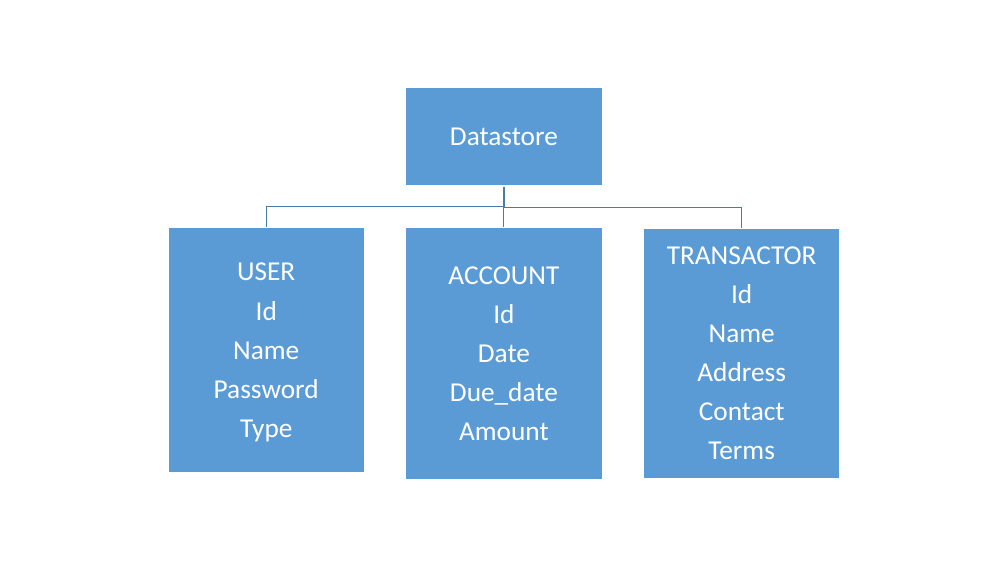
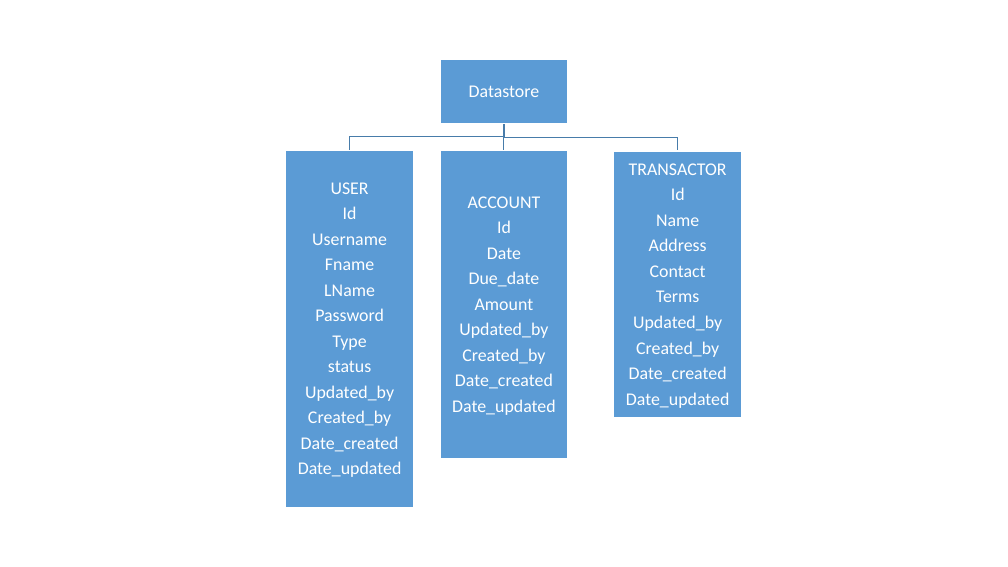
Before and after one commit to TV5/MoneyTor, a slide deck: slide 1 of TV5 Documents/Database Design.pptx. Drawn at 1008x567 pixels with LibreOffice and Linux fonts; fonts in the diff are those of the drawing. Boxes give left, top, right and bottom in pixels: in the first picture for what was removed or moved away, otherwise in the second. Text is boxed around its words. In the diff, an @@ line names an element or a change of style, - is before the commit and + after.

```diff
--- a/TV5 Documents/Database Design.pptx
+++ b/TV5 Documents/Database Design.pptx
@@ text "Datastore": place and size @@
-text "Datastore" at box(450, 127, 558, 145)
+text "Datastore" at box(469, 85, 540, 97)
@@ text "Datastore" at box(469, 85, 540, 97): size 26 to 17 pt; less space between paragraphs @@
@@ rectangle: place and size @@
-rectangle at box(406, 88, 603, 186)
+rectangle at box(440, 60, 568, 123)
@@ freeform shape: place and size @@
-freeform shape at box(266, 186, 504, 228)
+freeform shape at box(350, 123, 504, 150)
@@ freeform shape: place and size @@
-freeform shape at box(501, 186, 508, 228)
+freeform shape at box(501, 123, 508, 150)
@@ freeform shape: place and size @@
-freeform shape at box(504, 186, 743, 228)
+freeform shape at box(504, 123, 678, 150)
@@ rectangle: place and size @@
-rectangle at box(168, 228, 364, 473)
+rectangle at box(286, 150, 414, 507)
@@ rectangle: place and size @@
-rectangle at box(406, 228, 603, 479)
+rectangle at box(440, 150, 568, 459)
@@ text "ACCOUNT": place and size @@
-text "ACCOUNT" at box(448, 266, 559, 440)
+text "ACCOUNT" at box(452, 196, 556, 415)
@@ rectangle: place and size @@
-rectangle at box(644, 228, 840, 478)
+rectangle at box(614, 151, 742, 418)
@@ text "TRANSACTOR": place and size @@
-text "TRANSACTOR" at box(667, 246, 817, 459)
+text "TRANSACTOR" at box(626, 163, 730, 408)
@@ text at box(629, 163, 727, 302): size 26 to 17 pt in "TRANSACTOR", "Id", "Name", "Address" and 2 more places; less space between paragraphs @@
@@ text added at box(298, 182, 402, 477), 17 pt, text #FFFFFF @@
+USER
+Id
+Username
+Fname
+LName
+Password
+Type
+status
+Updated_by
+Created_by
+Date_created
+Date_updated
@@ text at box(468, 196, 541, 310): size 26 to 17 pt in "ACCOUNT", "Id", "Date", "Due_date" and 1 more places; less space between paragraphs @@
@@ text removed at box(214, 262, 319, 442) @@
-USER
-Id
-Name
-Password
-Type
@@ text at box(452, 322, 556, 415): paragraphs added @@
+Updated_by
+Created_by
+Date_created
+Date_updated
@@ text at box(626, 315, 730, 408): paragraphs added @@
+Updated_by
+Created_by
+Date_created
+Date_updated
```
Also in this commit, not shown: 3 other files.
